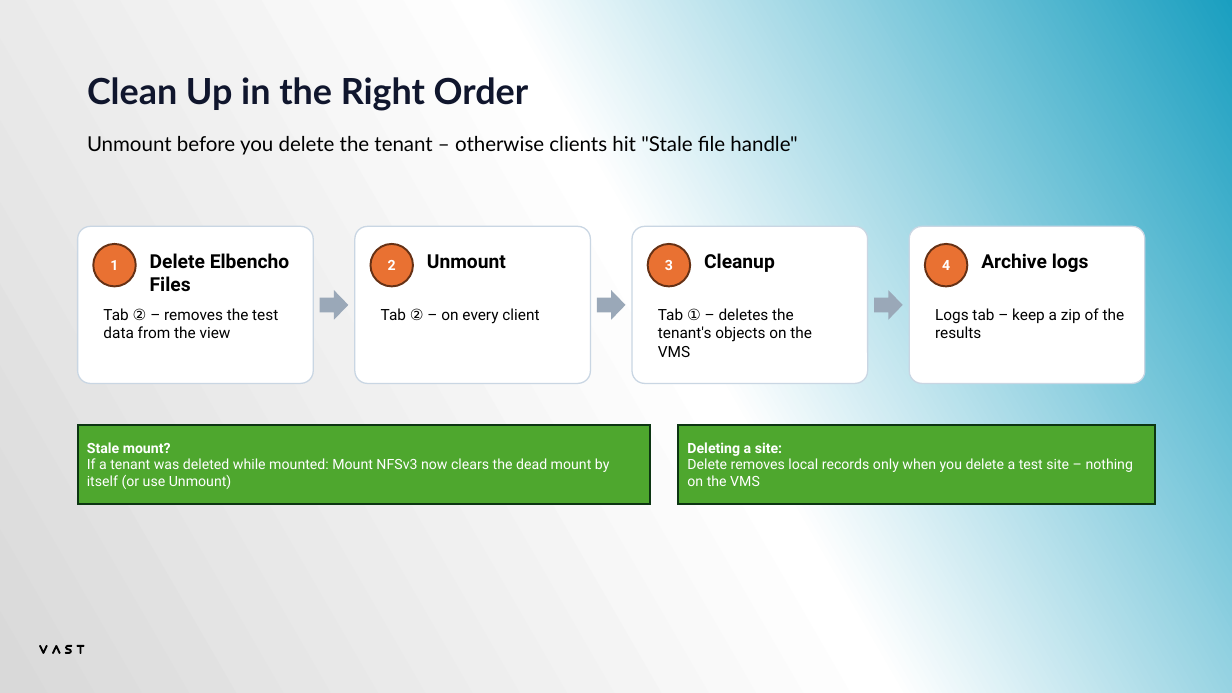
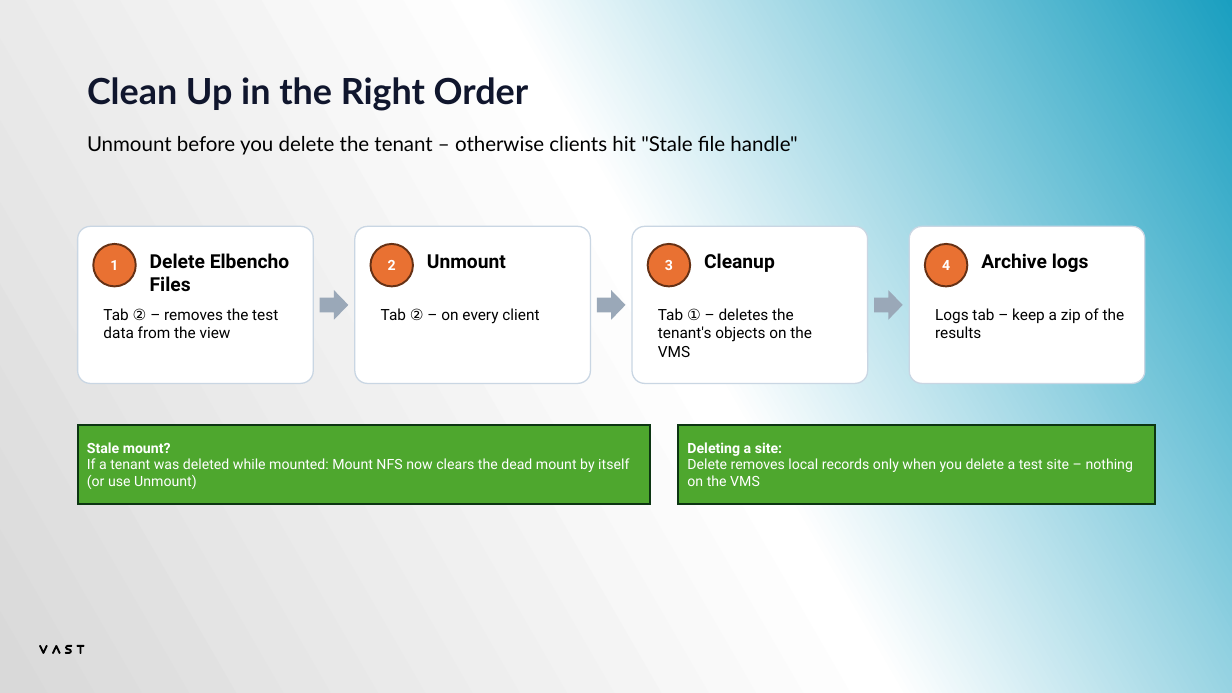
Before and after one commit to alexaung-staryskai/vast-test-automation, a slide deck: slide 24 of VAST Test Bench - Tester Manual.pptx (slide 23 before the commit). Drawn at 1232x693 pixels with LibreOffice and Linux fonts; fonts in the diff are those of the drawing. Boxes give left, top, right and bottom in pixels: in the first picture for what was removed or moved away, otherwise in the second. Text is boxed around its words. In the diff, an @@ line names an element or a change of style, - is before the commit and + after.

```diff
--- a/VAST Test Bench - Tester Manual.pptx
+++ b/VAST Test Bench - Tester Manual.pptx
@@ text in rectangle at box(87, 458, 629, 489): text changed @@
-If a tenant was deleted while mounted: Mount NFSv3 now clears the dead mount by itself (or use Unmount)
+If a tenant was deleted while mounted: Mount NFS now clears the dead mount by itself (or use Unmount)
```
Also in this commit, not shown: 5 other slides changed, 1 slide added, 10 other files.
